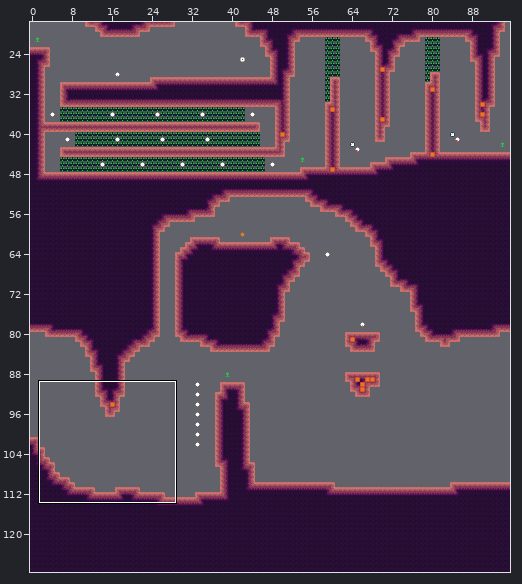
Tiled map: mapping_tools/tilemaps/dirt2.tmx. The picture above shows the old version from afar; the outline marks the close-up.
Close-up. Before:
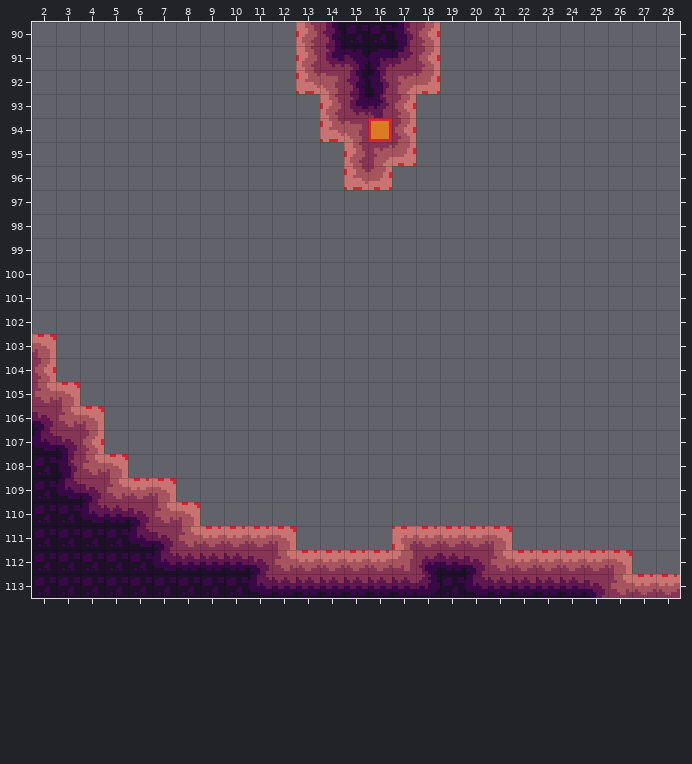
Cells are 8x8 px. Shown: x 2..28, y 90..113. The commit also changed other parts of the map, which this record leaves out.
Once edited:
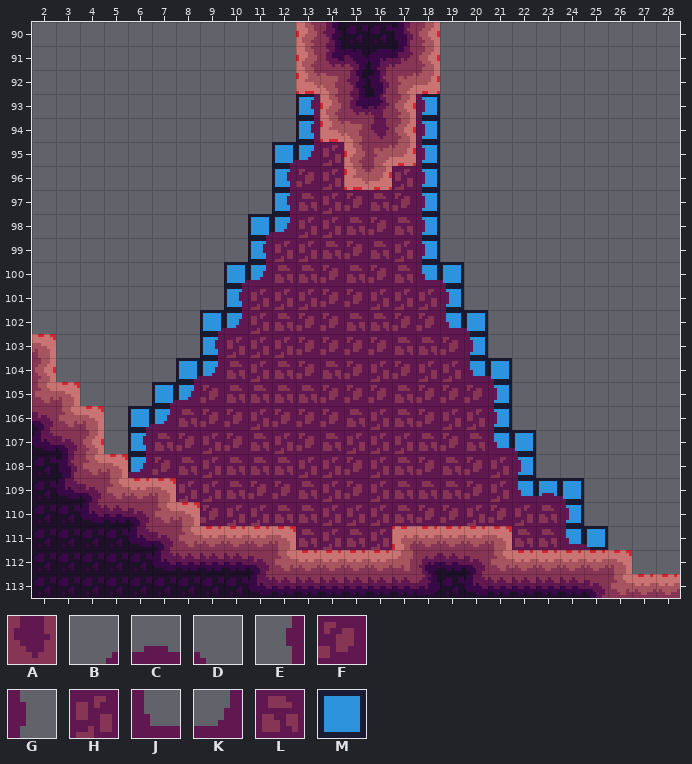
Key: from "dirt": A 72; from "dirt_bg_decal": B 0, C 1, D 2, E 13, F 14, G 15, H 41, J 52, K 53, L 54; from "tools": M 20.
_ is an empty cell, . an unchanged one.
Edits made:
--- layer "bg_draft"
@@ x 6..25 @@
- 93 ......._...._.......
- 94 ......._...._.......
- 95 ......__...._.......
- 96 ......_....._.......
- 97 ......_....._.......
- 98 .....__....._.......
- 99 ....._......_.......
-100 ....__......__......
-101 ...._........_......
-102 ...__........__.....
-103 ..._.........._.....
-104 ..__..........__....
-105 .__............_....
-106 __............._....
-107 _..............__...
-108 _..............._...
-109 ................___.
-110 .................._.
-111 ..................__
+ 93 .......M....M.......
+ 94 .......M....M.......
+ 95 ......MM....M.......
+ 96 ......M.....M.......
+ 97 ......M.....M.......
+ 98 .....MM.....M.......
+ 99 .....M......M.......
+100 ....MM......MM......
+101 ....M........M......
+102 ...MM........MM.....
+103 ...M..........M.....
+104 ..MM..........MM....
+105 .MM............M....
+106 MM.............M....
+107 M..............MM...
+108 M...............M...
+109 ................MMM.
+110 ..................M.
+111 ..................MM
--- layer "bg"
@@ x 6..25 @@
- 93 ......._...._.......
- 94 ......._...._.......
- 95 ......___..._.......
- 96 ......___..__.......
- 97 ......_______.......
- 98 .....________.......
- 99 .....________.......
-100 ....__________......
-101 ....__________......
-102 ...____________.....
-103 ...____________.....
-104 ..______________....
-105 ._______________....
-106 ________________....
-107 _________________...
-108 _________________...
-109 .._________________.
-110 ...________________.
-111 .......____.....____
+ 93 .......E....G.......
+ 94 .......E....G.......
+ 95 ......BKH...G.......
+ 96 ......EFH..HG.......
+ 97 ......ELHFLFG.......
+ 98 .....BKHHLFLG.......
+ 99 .....EHHLFLHG.......
+100 ....BKLLFLFLJD......
+101 ....EHHHFFHHHG......
+102 ...BKHLFFLLFFJD.....
+103 ...EHHHFFFFLLFG.....
+104 ..BKLHLFLFHFHHJD....
+105 .BKFLLLLFFFLFFFG....
+106 BKLFFHFFFLHLFHHG....
+107 ELFHFLHFLHHHLFLJD...
+108 KFLHLLLHHFHLFLFHG...
+109 ..HHLFFLHFHLLLFHJCD.
+110 ...FHHLLHHHLFFHFHLG.
+111 .......LHLH.....LLJD
--- layer "map"
@@ x 16..16 @@
- 94 _
+ 94 A
